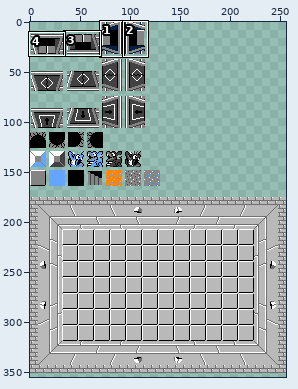
Edited in one commit: sprite sheet (Assets/Images/dungeon.png). The first picture is a wide view before the edit; the outline marks the close-up.
Close-up. Before the edit:
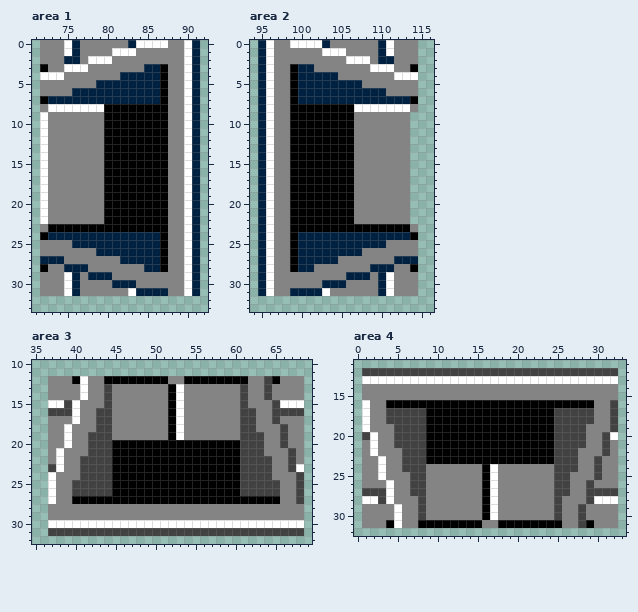
The file is 256x367 pixels. Colours within 5 levels of each other are drawn and written as one. Shown: area 1: x 71..92, y 0..33; area 2: x 94..116, y 0..33; area 3: x 35..69, y 10..32; area 4: x 0..33, y 11..32. The wide view leaves out empty margins. The commit also changed other parts of the picture, which this record leaves out.
Once edited:
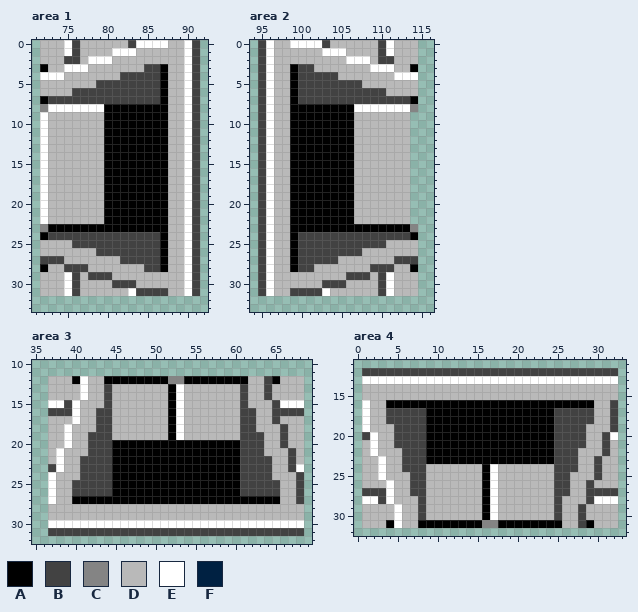
Palette (. is transparent): A #000000  B #424242  C #848484  D #b9b9b9  E #ffffff  F #002142
The exact change:
Area 1:
y 0: x 72..74 CCC -> DDD; x 76..83 FCCCCCCF -> BDDDDDDB; x 88..89 CC -> DD; x 91 F -> B
y 1: x 72..74 CCC -> DDD; x 76..80 FCCCC -> BDDDD; x 84..89 CCCCCC -> DDDDDD; x 91 F -> B
y 2: x 72..77 CCCFFC -> DDDBBD; x 81..89 CCCCCCCCC -> DDDDDDDDD; x 91 F -> B
y 3: x 73..74 CC -> DD; x 78..86 CCCCCCCFF -> DDDDDDDBB; x 88..89 CC -> DD; x 91 F -> B
y 4: x 75..86 CCCCCCCFFFFF -> DDDDDDDBBBBB; x 88..89 CC -> DD; x 91 F -> B
y 5: x 72..86 CCCCCCCFFFFFFFF -> DDDDDDDBBBBBBBB; x 88..89 CC -> DD; x 91 F -> B
y 6: x 72..86 CCCCFFFFFFFFFFF -> DDDDBBBBBBBBBBB; x 88..89 CC -> DD; x 91 F -> B
y 7: x 73..86 FFFFFFFFFFFFFF -> BBBBBBBBBBBBBB; x 88..89 CC -> DD; x 91 F -> B
y 8: x 88..89 CC -> DD; x 91 F -> B
y 9..22: x 73..79 CCCCCCC -> DDDDDDD; x 88..89 CC -> DD; x 91 F -> B
y 23: x 88..89 CC -> DD; x 91 F -> B
y 24: x 73..86 FFFFFFFFFFFFFF -> BBBBBBBBBBBBBB; x 88..89 CC -> DD; x 91 F -> B
y 25: x 72..86 CCCCFFFFFFFFFFF -> DDDDBBBBBBBBBBB; x 88..89 CC -> DD; x 91 F -> B
y 26: x 72..86 CCCCCCCFFFFFFFF -> DDDDDDDBBBBBBBB; x 88..89 CC -> DD; x 91 F -> B
y 27: x 72..86 FFFCCCCCCCFFFFF -> BBBDDDDDDDBBBBB; x 88..89 CC -> DD; x 91 F -> B
y 28: x 73..86 CCFFFCCCCCCCFF -> DDBBBDDDDDDDBB; x 88..89 CC -> DD; x 91 F -> B
y 29: x 72..74 CCC -> DDD; x 76..89 FCFFFCCCCCCCCC -> BDBBBDDDDDDDDD; x 91 F -> B
y 30: x 72..74 CCC -> DDD; x 76..89 FCCCCFFFCCCCCC -> BDDDDBBBDDDDDD; x 91 F -> B
y 31: x 72..74 CCC -> DDD; x 76..82 FCCCCCC -> BDDDDDD; x 84..89 FFFFCC -> BBBBDD; x 91 F -> B
Area 2:
y 0: x 95 F -> B; x 97..98 CC -> DD; x 103..110 FCCCCCCF -> BDDDDDDB; x 112..114 CCC -> DDD
y 1: x 95 F -> B; x 97..102 CCCCCC -> DDDDDD; x 106..110 CCCCF -> DDDDB; x 112..114 CCC -> DDD
y 2: x 95 F -> B; x 97..105 CCCCCCCCC -> DDDDDDDDD; x 109..114 CFFCCC -> DBBDDD
y 3: x 95 F -> B; x 97..98 CC -> DD; x 100..108 FFCCCCCCC -> BBDDDDDDD; x 112..113 CC -> DD
y 4: x 95 F -> B; x 97..98 CC -> DD; x 100..111 FFFFFCCCCCCC -> BBBBBDDDDDDD
y 5: x 95 F -> B; x 97..98 CC -> DD; x 100..114 FFFFFFFFCCCCCCC -> BBBBBBBBDDDDDDD
y 6: x 95 F -> B; x 97..98 CC -> DD; x 100..114 FFFFFFFFFFFCCCC -> BBBBBBBBBBBDDDD
y 7: x 95 F -> B; x 97..98 CC -> DD; x 100..113 FFFFFFFFFFFFFF -> BBBBBBBBBBBBBB
y 8: x 95 F -> B; x 97..98 CC -> DD
y 9..22: x 95 F -> B; x 97..98 CC -> DD; x 107..113 CCCCCCC -> DDDDDDD
y 23: x 95 F -> B; x 97..98 CC -> DD
y 24: x 95 F -> B; x 97..98 CC -> DD; x 100..113 FFFFFFFFFFFFFF -> BBBBBBBBBBBBBB
y 25: x 95 F -> B; x 97..98 CC -> DD; x 100..114 FFFFFFFFFFFCCCC -> BBBBBBBBBBBDDDD
y 26: x 95 F -> B; x 97..98 CC -> DD; x 100..114 FFFFFFFFCCCCCCC -> BBBBBBBBDDDDDDD
y 27: x 95 F -> B; x 97..98 CC -> DD; x 100..114 FFFFFCCCCCCCFFF -> BBBBBDDDDDDDBBB
y 28: x 95 F -> B; x 97..98 CC -> DD; x 100..113 FFCCCCCCCFFFCC -> BBDDDDDDDBBBDD
y 29: x 95 F -> B; x 97..110 CCCCCCCCCFFFCF -> DDDDDDDDDBBBDB; x 112..114 CCC -> DDD
y 30: x 95 F -> B; x 97..110 CCCCCCFFFCCCCF -> DDDDDDBBBDDDDB; x 112..114 CCC -> DDD
y 31: x 95 F -> B; x 97..102 CCFFFF -> DDBBBB; x 104..110 CCCCCCF -> DDDDDDB; x 112..114 CCC -> DDD
Area 3:
y 12: x 37..39 CCC -> DDD; x 42..43 CC -> DD; x 62..63 CC -> DD; x 66..68 CCC -> DDD
y 13..14: x 37..40 CCCC -> DDDD; x 42..43 CC -> DD; x 45..51 CCCCCCC -> DDDDDDD; x 54..60 CCCCCCC -> DDDDDDD; x 62..63 CC -> DD; x 65..68 CCCC -> DDDD
y 15: x 41..43 CCC -> DDD; x 45..51 CCCCCCC -> DDDDDDD; x 54..60 CCCCCCC -> DDDDDDD; x 62..64 CCC -> DDD
y 16: x 41..42 CC -> DD; x 45..51 CCCCCCC -> DDDDDDD; x 54..60 CCCCCCC -> DDDDDDD; x 63..64 CC -> DD
y 17: x 37..39 CCC -> DDD; x 41..42 CC -> DD; x 45..51 CCCCCCC -> DDDDDDD; x 54..60 CCCCCCC -> DDDDDDD; x 63..64 CC -> DD; x 66..68 CCC -> DDD
y 18: x 37..38 CC -> DD; x 40..42 CCC -> DDD; x 45..51 CCCCCCC -> DDDDDDD; x 54..60 CCCCCCC -> DDDDDDD; x 63..65 CCC -> DDD; x 67..68 CC -> DD
y 19: x 37..38 CC -> DD; x 40..41 CC -> DD; x 45..51 CCCCCCC -> DDDDDDD; x 54..60 CCCCCCC -> DDDDDDD; x 64..65 CC -> DD; x 67..68 CC -> DD
y 20: x 37..38 CC -> DD; x 40..41 CC -> DD; x 64..65 CC -> DD; x 67..68 CC -> DD
y 21: x 37 C -> D; x 39..41 CCC -> DDD; x 64..66 CCC -> DDD; x 68 C -> D
y 22: x 37 C -> D; x 39..40 CC -> DD; x 65..66 CC -> DD; x 68 C -> D
y 23: x 39..40 CC -> DD; x 65..66 CC -> DD
y 24: x 38..40 CCC -> DDD; x 65..67 CCC -> DDD
y 25..27: x 38..39 CC -> DD; x 66..67 CC -> DD
y 28..29: x 37..68 CCCCCCCCCCCCCCCCCCCCCCCCCCCCCCCC -> DDDDDDDDDDDDDDDDDDDDDDDDDDDDDDDD
Area 4:
y 14..15: x 1..32 CCCCCCCCCCCCCCCCCCCCCCCCCCCCCCCC -> DDDDDDDDDDDDDDDDDDDDDDDDDDDDDDDD
y 16..18: x 2..3 CC -> DD; x 30..31 CC -> DD
y 19: x 2..4 CCC -> DDD; x 29..31 CCC -> DDD
y 20: x 3..4 CC -> DD; x 29..30 CC -> DD
y 21: x 1 C -> D; x 3..4 CC -> DD; x 29..30 CC -> DD; x 32 C -> D
y 22: x 1 C -> D; x 3..5 CCC -> DDD; x 28..30 CCC -> DDD; x 32 C -> D
y 23: x 1..2 CC -> DD; x 4..5 CC -> DD; x 28..29 CC -> DD; x 31..32 CC -> DD
y 24: x 1..2 CC -> DD; x 4..5 CC -> DD; x 9..15 CCCCCCC -> DDDDDDD; x 18..24 CCCCCCC -> DDDDDDD; x 28..29 CC -> DD; x 31..32 CC -> DD
y 25: x 1..2 CC -> DD; x 4..6 CCC -> DDD; x 9..15 CCCCCCC -> DDDDDDD; x 18..24 CCCCCCC -> DDDDDDD; x 27..29 CCC -> DDD; x 31..32 CC -> DD
y 26: x 1..3 CCC -> DDD; x 5..6 CC -> DD; x 9..15 CCCCCCC -> DDDDDDD; x 18..24 CCCCCCC -> DDDDDDD; x 27..28 CC -> DD; x 30..32 CCC -> DDD
y 27: x 5..6 CC -> DD; x 9..15 CCCCCCC -> DDDDDDD; x 18..24 CCCCCCC -> DDDDDDD; x 27..28 CC -> DD
y 28: x 5..7 CCC -> DDD; x 9..15 CCCCCCC -> DDDDDDD; x 18..24 CCCCCCC -> DDDDDDD; x 26..28 CCC -> DDD
y 29..30: x 1..4 CCCC -> DDDD; x 6..7 CC -> DD; x 9..15 CCCCCCC -> DDDDDDD; x 18..24 CCCCCCC -> DDDDDDD; x 26..27 CC -> DD; x 29..32 CCCC -> DDDD
y 31: x 1..3 CCC -> DDD; x 6..7 CC -> DD; x 26..27 CC -> DD; x 30..32 CCC -> DDD
Changed places in both close-ups, as pixel boxes (x1, y1, x2, y2):
changed: (40, 40, 200, 296)
changed: (258, 40, 418, 296)
changed: (48, 376, 304, 520)
changed: (362, 384, 618, 528)
